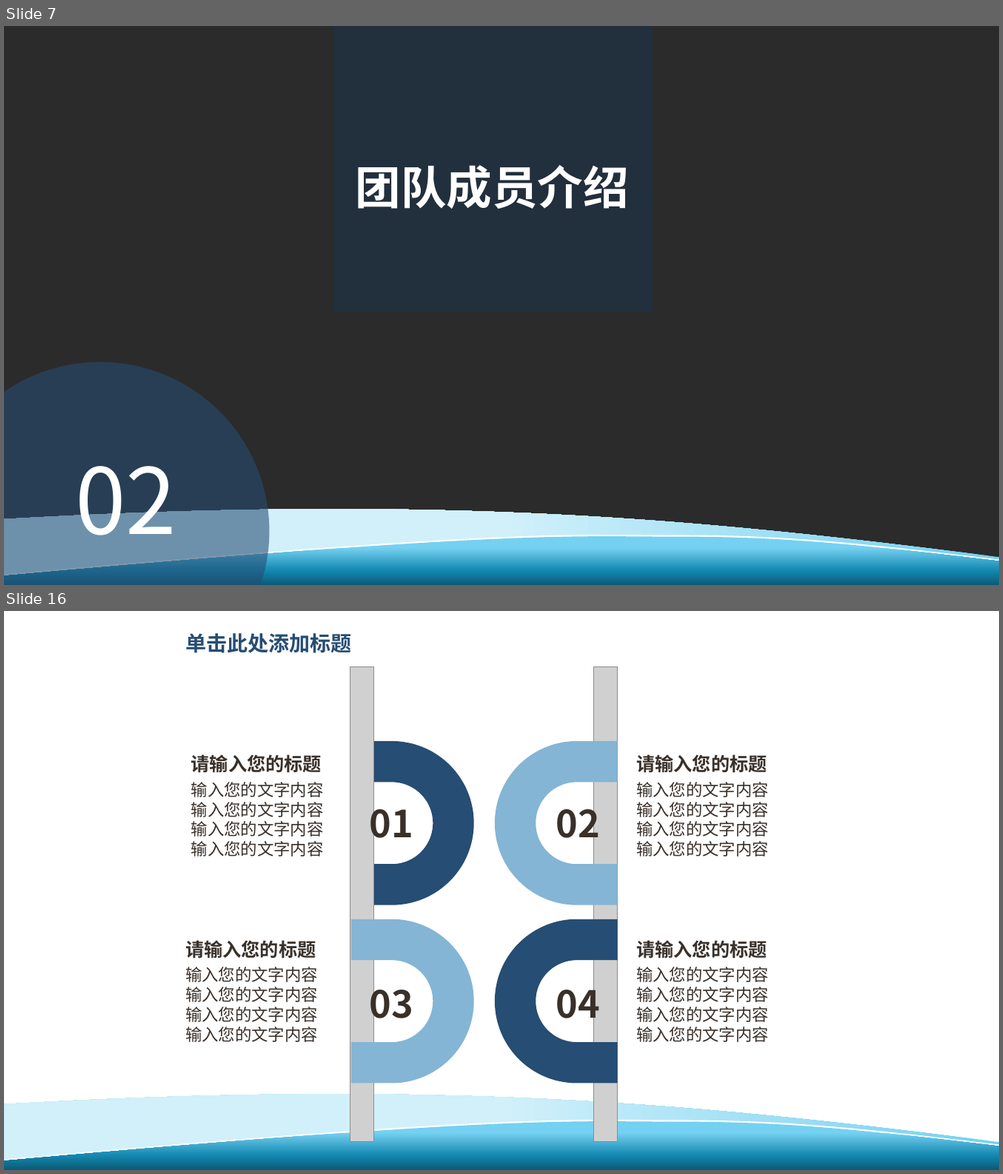
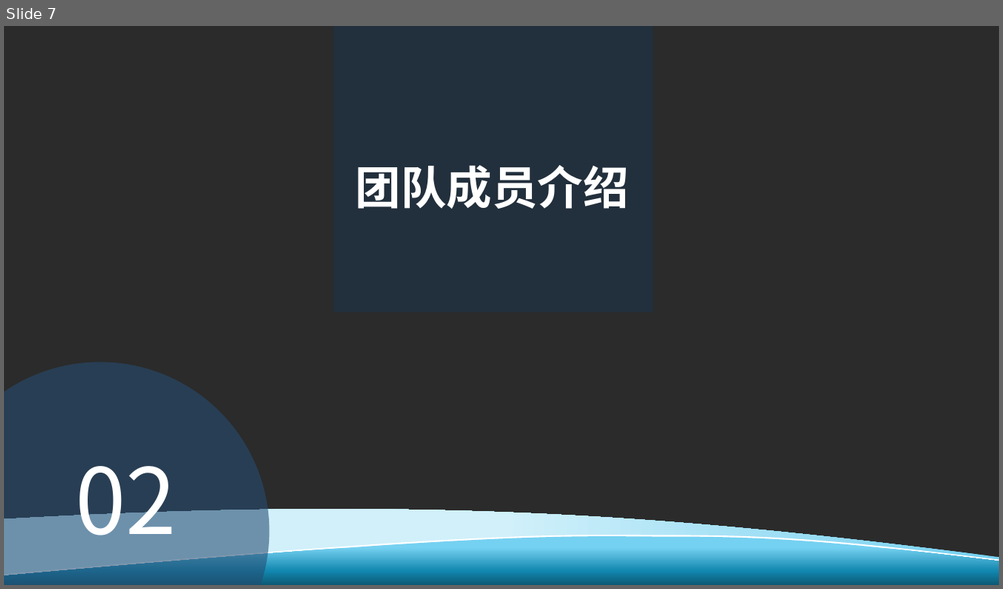
Before and after one commit to GZWgssmart/AutoPlatform, a slide deck: documents/创意科技-项目答辩.pptx. Shown one above the other, each under a label of ours: slides 7 and 16 before the commit, slide 7 after it; the slides between them are not shown. The pictures are 1003x1174 and 1003x589 pixels, drawn with LibreOffice and Linux fonts; fonts in the diff are those of the drawing; grey boxes stand for pictures; background and template pictures are left out; a plain dark background stands for a picture behind light text. Boxes give left, top, right and bottom in pixels: in the first picture for what was removed or moved away, otherwise in the second. Text is boxed around its words. In the diff, an @@ line names an element or a change of style, - is before the commit and + after.

```diff
--- a/documents/创意科技-项目答辩.pptx
+++ b/documents/创意科技-项目答辩.pptx
@@ slide 16 removed at box(4, 611, 999, 1170), background #FFFFFF; not listed: 3 template elements that a slide beside it also shows @@
@@ text removed at box(185, 633, 351, 653) @@
-单击此处添加标题
@@ picture removed at box(350, 667, 375, 1142) @@
@@ picture removed at box(594, 667, 617, 1142) @@
@@ freeform shape removed at box(351, 741, 473, 906) @@
@@ freeform shape removed at box(495, 741, 617, 906) @@
@@ text removed at box(191, 755, 321, 773) @@
-请输入您的标题
@@ text removed at box(636, 755, 766, 773) @@
-请输入您的标题
@@ text removed at box(191, 782, 324, 857) @@
-输入您的文字内容
-输入您的文字内容
-输入您的文字内容
-输入您的文字内容
@@ text removed at box(636, 782, 768, 857) @@
-输入您的文字内容
-输入您的文字内容
-输入您的文字内容
-输入您的文字内容
@@ text removed at box(370, 800, 413, 847) @@
-01
@@ text removed at box(556, 800, 600, 847) @@
-02
@@ freeform shape removed at box(351, 919, 473, 1083) @@
@@ freeform shape removed at box(495, 919, 617, 1083) @@
@@ text removed at box(185, 940, 316, 959) @@
-请输入您的标题
@@ text removed at box(636, 940, 766, 959) @@
-请输入您的标题
@@ text removed at box(185, 967, 318, 1042) @@
-输入您的文字内容
-输入您的文字内容
-输入您的文字内容
-输入您的文字内容
@@ text removed at box(370, 980, 413, 1028) @@
-03
@@ text removed at box(556, 980, 600, 1028) @@
-04
@@ text removed at box(636, 967, 768, 1042) @@
-输入您的文字内容
-输入您的文字内容
-输入您的文字内容
-输入您的文字内容
```
Also in this commit, not shown: 12 slides changed, 3 slides added, 6 other slides removed.
